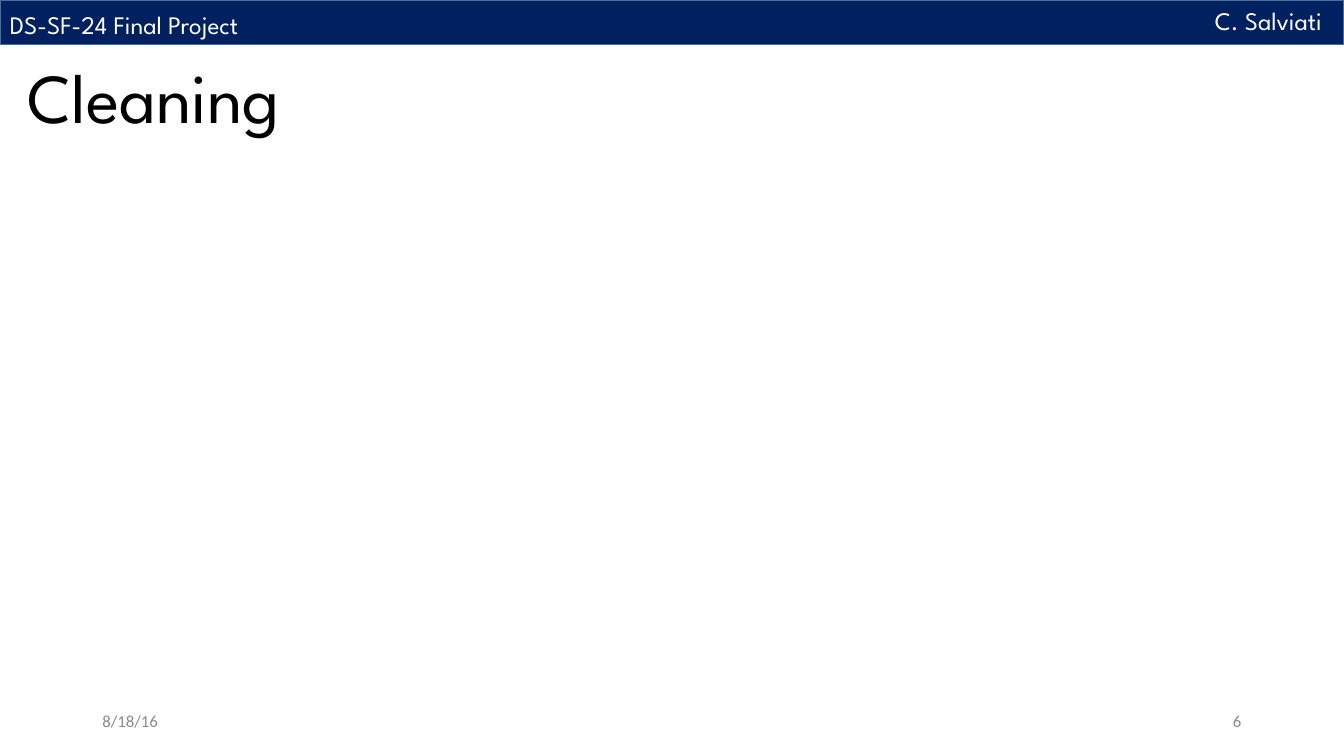
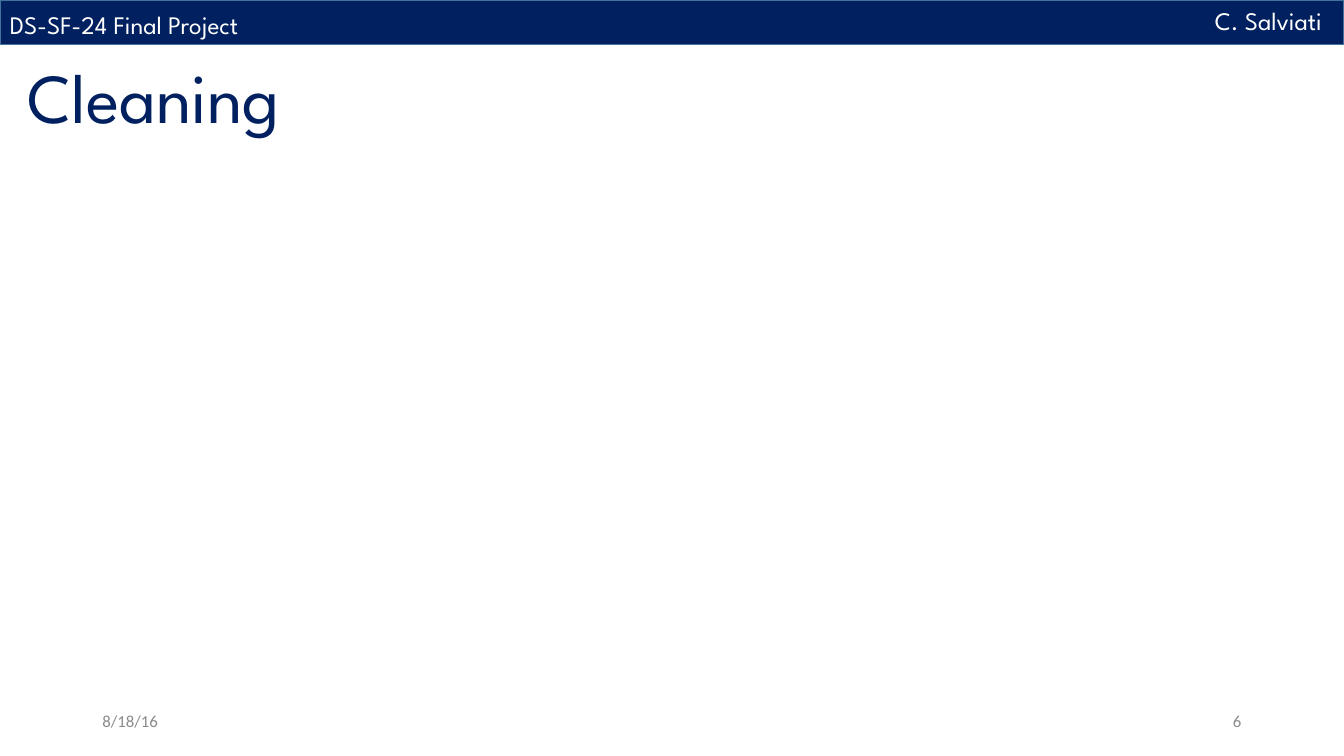
Before and after one commit to crsalviati/CA_Housing, a slide deck: slide 6 of Final_Presentation_CSalviati.pptx. Drawn at 1344x756 pixels with LibreOffice and Linux fonts; fonts in the diff are those of the drawing. Boxes give left, top, right and bottom in pixels: in the first picture for what was removed or moved away, otherwise in the second. Text is boxed around its words. In the diff, an @@ line names an element or a change of style, - is before the commit and + after.

```diff
--- a/Final_Presentation_CSalviati.pptx
+++ b/Final_Presentation_CSalviati.pptx
@@ text "Cleaning" at [27,75,280,139]: text colour #000000 to #002060 @@
```
Also in this commit, not shown: 10 other slides changed, 9 other files.
